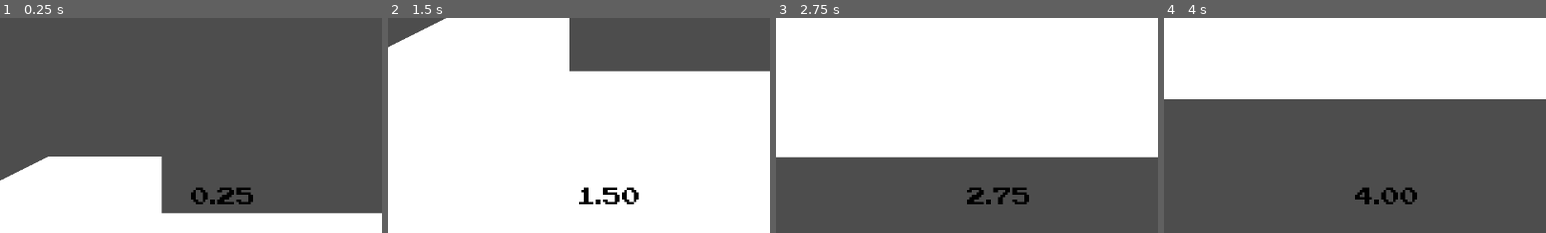
Above: before the commit, frames 1-4 (left to right).
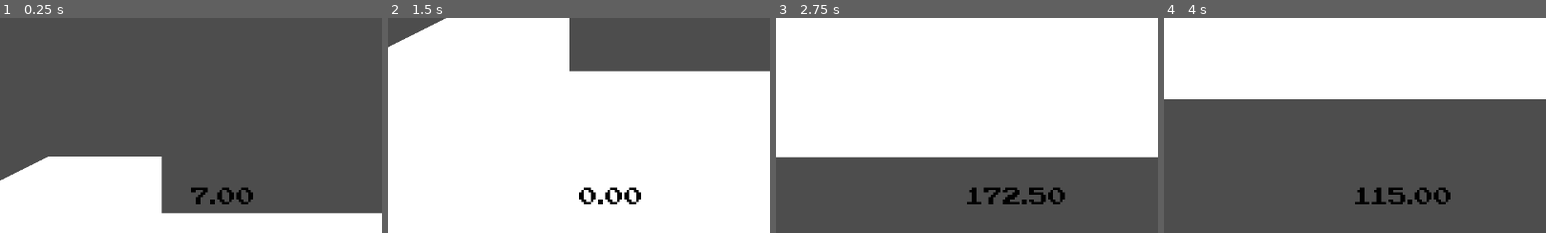
Above: after the commit, the same moments.

Repository: Izekeal/endless-runner-attempt
Game: Godot game, scene res://level.tscn
Two runs of this game, one before a commit and one after it. Both use one fixed random seed, a clock stepped at 60 frames per second and the inputs below.
Inputs:
- Up to frame 1 (0.25 s): no input
- Up to frame 2 (1.5 s): hold Up (ui_up) from 0.53 s (still down)
- Up to frame 3 (2.75 s): release Up (ui_up) at 2.03 s
- Up to frame 4 (4 s): hold Up (ui_up) from 2.78 s (still down)
The pictures show only the part of the screen within x 50-100%, y 50-100%; the shares and areas given below are measured in that part.

The runs differ from the first frame. In frame 1, 0.6% of the frame differs, in the area x 50-67%, y 78-87%; in frame 2, 0.7%; in frame 3, 1.1%, in the area x 50-76%, y 78-87%; in frame 4, 1.1%.

Commit message:
Added collisions and segments

Diff:
--- a/penguin-sledding-simulator-tutorial/level.gd
+++ b/penguin-sledding-simulator-tutorial/level.gd
@@ -6,6 +6,11 @@
 @onready var player: Player = $Player
 @onready var world_speed = 0
 
+var segments = [
+	preload("res://segments/A.tscn"),
+	preload("res://segments/B.tscn"),
+	preload("res://segments/C.tscn")
+]
 var time: = 0.0
 var is_timer_running = true
 
@@ -13,16 +18,31 @@
 	player.level_finished.connect(finish_level)
 	player.update_velocity.connect(update_velocity)
 	randomize()
+	spawn_instance(0, 0)
+	spawn_instance(720,0)
+
 
 # Called every frame. 'delta' is the elapsed time since the previous frame.
 func _process(delta: float) -> void:
 	if is_timer_running:
 		time += delta
-		timer_label.text = "%.2f" % time
-		#areas move left by velocity.x * delta or w/e
-		#player.move_and_slide()
+		timer_label.text = "%.2f" % world_speed
 		for area in $Areas.get_children():
 			area.position.x -= world_speed * delta
+			if area.position.x < -1024:
+				spawn_instance(area.position.x+2048,0)
+				area.queue_free()
+
+		# If the player has stopped moving, they lose
+		# Create a game over function that has a play again feature
+		# As well as as score breakdown screen
+
+		# world_speed never drops below a threshold even when the player is
+		# colliding with something. That is because forward collision is not
+		# set up yet.
+		#if time > 2:
+		#	if player.position:
+		#		finish_level()
 
 
 	if Input.is_action_just_pressed("ui_cancel"):
@@ -31,6 +51,11 @@
 func update_velocity() -> void:
 	world_speed = player.velocity.x
 
+func spawn_instance(x, y):
+	var inst = segments[randi() % len(segments)].instantiate()
+	inst.position = Vector2(x,y)
+	$Areas.add_child(inst)
+
 func finish_level() -> void:
 	player.set_deferred("process_mode", PROCESS_MODE_DISABLED)
 	is_timer_running = false
--- a/penguin-sledding-simulator-tutorial/level.tscn
+++ b/penguin-sledding-simulator-tutorial/level.tscn
@@ -1,8 +1,7 @@
-[gd_scene load_steps=6 format=3 uid="uid://rievl6aqwknr"]
+[gd_scene load_steps=5 format=3 uid="uid://rievl6aqwknr"]
 
 [ext_resource type="Script" uid="uid://4qydll2aer3k" path="res://level.gd" id="1_0b4ue"]
 [ext_resource type="PackedScene" uid="uid://hihnycbdqnb5" path="res://player.tscn" id="1_u52ul"]
-[ext_resource type="Script" uid="uid://fd2vy2y5l41q" path="res://visible_collision_polygon_2d.gd" id="1_vonw3"]
 [ext_resource type="FontFile" uid="uid://bu84rh60p2qpx" path="res://fonts/nes_cyrillic.ttf" id="5_f2txt"]
 
 [sub_resource type="LabelSettings" id="LabelSettings_1ainy"]
@@ -31,32 +30,3 @@
 label_settings = SubResource("LabelSettings_1ainy")
 
 [node name="Areas" type="Node2D" parent="."]
-
-[node name="StaticBody2D2" type="StaticBody2D" parent="Areas"]
-
-[node name="CollisionPolygon2D" type="CollisionPolygon2D" parent="Areas/StaticBody2D2"]
-polygon = PackedVector2Array(0, 128, 64, 128, 96, 112, 128, 112, 128, 128, 232, 128, 232, 112, 352, 112, 392, 128, 512, 128, 568, 112, 840, 112, 840, 96, 912, 96, 912, 184, 0, 184)
-script = ExtResource("1_vonw3")
-
-[node name="StaticBody2D" type="StaticBody2D" parent="Areas"]
-
-[node name="VisibleCollisionPolygon2D" type="CollisionPolygon2D" parent="Areas/StaticBody2D"]
-position = Vector2(0, 96)
-polygon = PackedVector2Array(1160, 96, 1192, 112, 1376, 112, 1376, 208, 960, 208, 960, 96)
-script = ExtResource("1_vonw3")
-metadata/_custom_type_script = "uid://fd2vy2y5l41q"
-
-[node name="VisibleCollisionPolygon2D2" type="CollisionPolygon2D" parent="Areas/StaticBody2D"]
-position = Vector2(32, -56)
-scale = Vector2(0.982143, 0.982143)
-polygon = PackedVector2Array(1376, 112, 1376, 208, 1196.64, 208, 1151.71, 184.582, 953.018, 187.345, 953.018, 97.7455)
-script = ExtResource("1_vonw3")
-metadata/_custom_type_script = "uid://fd2vy2y5l41q"
-
-[node name="StaticBody2D3" type="StaticBody2D" parent="Areas"]
-
-[node name="VisibleCollisionPolygon2D2" type="CollisionPolygon2D" parent="Areas/StaticBody2D3"]
-position = Vector2(-656, 280)
-polygon = PackedVector2Array(1080, 160, 1296, 128, 1360, 176, 1744, 136, 1768, 224, 968, 224, 960, 96)
-script = ExtResource("1_vonw3")
-metadata/_custom_type_script = "uid://fd2vy2y5l41q"
--- a/penguin-sledding-simulator-tutorial/player.gd
+++ b/penguin-sledding-simulator-tutorial/player.gd
@@ -15,6 +15,7 @@
 @export var min_zoom_amount: = 0.8
 @export var max_zoom_amount: = 1.5
 
+
 var target_tilt: = 0.0
 var air_jump: = true
 var coyote_time: = 0.0
@@ -25,6 +26,9 @@
 @onready var camera_2d: Camera2D = $Camera2D
 @onready var ray_cast_2d: RayCast2D = $RayCast2D
 @onready var gpu_particles_2d: GPUParticles2D = $GPUParticles2D
+@onready var collision_polygon_2d: CollisionPolygon2D = $CollisionPolygon2D
+@onready var ray_cast_forward: RayCast2D = $RayCastForward
+@onready var ray_cast_backward: RayCast2D = $RayCastBackward
 
 signal level_finished()
 signal update_velocity()
@@ -38,6 +42,7 @@
 
 	check_for_finish_line()
 	signal_velocity()
+	check_for_collision()
 
 	if is_on_floor() or coyote_time <= coyote_time_amount:
 		gpu_particles_2d.emitting = true
@@ -77,7 +82,8 @@
 	var was_on_floor = is_on_floor()
 
 	# Temporarily change velocity.x to zero but then restore the value
-	# after move_and_slide()
+	# after move_and_slide().
+	# TO-DO: Clean this up
 	velocity_backup = velocity.x
 	velocity.x = 0
 	move_and_slide()
@@ -112,3 +118,19 @@
 
 func signal_velocity() ->  void:
 	update_velocity.emit()
+
+# This checks for a forward collision.
+# TO-DO: Determine a method to allow for the player to *bonk* on ceilings
+# without triggering a level_finished
+func check_for_collision():
+	if ray_cast_forward.is_colliding():
+		var collision = ray_cast_forward.get_collision_point()
+		if global_position.x > (collision.x - 20):
+			level_finished.emit()
+			gpu_particles_2d.set_deferred("emitting", false)
+
+	if ray_cast_backward.is_colliding():
+		var collision = ray_cast_backward.get_collision_point()
+		if global_position.x > (collision.x - 20):
+			level_finished.emit()
+			gpu_particles_2d.set_deferred("emitting", false)
--- a/penguin-sledding-simulator-tutorial/player.tscn
+++ b/penguin-sledding-simulator-tutorial/player.tscn
@@ -52,7 +52,17 @@
 polygon = PackedVector2Array(-8, 0, -8, -6, -3, -9, 8, -9, 8, -7)
 
 [node name="RayCast2D" type="RayCast2D" parent="."]
+visible = false
 target_position = Vector2(0, 300)
+
+[node name="RayCastForward" type="RayCast2D" parent="."]
+visible = false
+position = Vector2(2, -8)
+target_position = Vector2(7, 0)
+
+[node name="RayCastBackward" type="RayCast2D" parent="."]
+position = Vector2(-3, -5)
+target_position = Vector2(-6, 0)
 
 [node name="GPUParticles2D" type="GPUParticles2D" parent="."]
 process_mode = 3
--- /dev/null
+++ b/penguin-sledding-simulator-tutorial/segments/A.tscn
@@ -0,0 +1,9 @@
+[gd_scene load_steps=2 format=3 uid="uid://scpbbgdvb5nv"]
+
+[ext_resource type="Script" uid="uid://fd2vy2y5l41q" path="res://visible_collision_polygon_2d.gd" id="1_a5mj1"]
+
+[node name="StaticBody2D2" type="StaticBody2D"]
+
+[node name="CollisionPolygon2D" type="CollisionPolygon2D" parent="."]
+polygon = PackedVector2Array(0, 128, 64, 128, 96, 112, 128, 112, 128, 128, 232, 128, 232, 112, 352, 112, 392, 128, 512, 128, 568, 112, 840, 112, 840, 96, 912, 96, 912, 184, 0, 184)
+script = ExtResource("1_a5mj1")
--- /dev/null
+++ b/penguin-sledding-simulator-tutorial/segments/B.tscn
@@ -0,0 +1,25 @@
+[gd_scene load_steps=2 format=3 uid="uid://dt7oxscrxh1em"]
+
+[ext_resource type="Script" uid="uid://fd2vy2y5l41q" path="res://visible_collision_polygon_2d.gd" id="1_o6xjn"]
+
+[node name="StaticBody2D" type="StaticBody2D"]
+
+[node name="VisibleCollisionPolygon2D" type="CollisionPolygon2D" parent="."]
+position = Vector2(-955.2, 83.2929)
+polygon = PackedVector2Array(1160, 96, 1192, 112, 1376, 112, 1376, 208, 960, 208, 960, 96)
+script = ExtResource("1_o6xjn")
+metadata/_custom_type_script = "uid://fd2vy2y5l41q"
+
+[node name="VisibleCollisionPolygon2D2" type="CollisionPolygon2D" parent="."]
+position = Vector2(-715.2, 75.2929)
+scale = Vector2(0.797991, 0.320201)
+polygon = PackedVector2Array(1376, 112, 1376, 208, 1196.64, 208, 1151.71, 184.582, 953.018, 187.345, 953.018, 97.7455)
+script = ExtResource("1_o6xjn")
+metadata/_custom_type_script = "uid://fd2vy2y5l41q"
+
+[node name="VisibleCollisionPolygon2D3" type="CollisionPolygon2D" parent="."]
+position = Vector2(-536.639, -12.7071)
+scale = Vector2(0.669002, 0.320201)
+polygon = PackedVector2Array(1376, 112, 1376, 208, 1196.64, 208, 1151.71, 184.582, 953.018, 187.345, 953.018, 97.7455)
+script = ExtResource("1_o6xjn")
+metadata/_custom_type_script = "uid://fd2vy2y5l41q"
--- /dev/null
+++ b/penguin-sledding-simulator-tutorial/segments/C.tscn
@@ -0,0 +1,11 @@
+[gd_scene load_steps=2 format=3 uid="uid://csm10wnmut803"]
+
+[ext_resource type="Script" uid="uid://fd2vy2y5l41q" path="res://visible_collision_polygon_2d.gd" id="1_8og22"]
+
+[node name="StaticBody2D3" type="StaticBody2D"]
+
+[node name="VisibleCollisionPolygon2D2" type="CollisionPolygon2D" parent="."]
+position = Vector2(-960, 0)
+polygon = PackedVector2Array(1080, 160, 1296, 128, 1360, 176, 1744, 136, 1768, 224, 968, 224, 960, 96)
+script = ExtResource("1_8og22")
+metadata/_custom_type_script = "uid://fd2vy2y5l41q"
